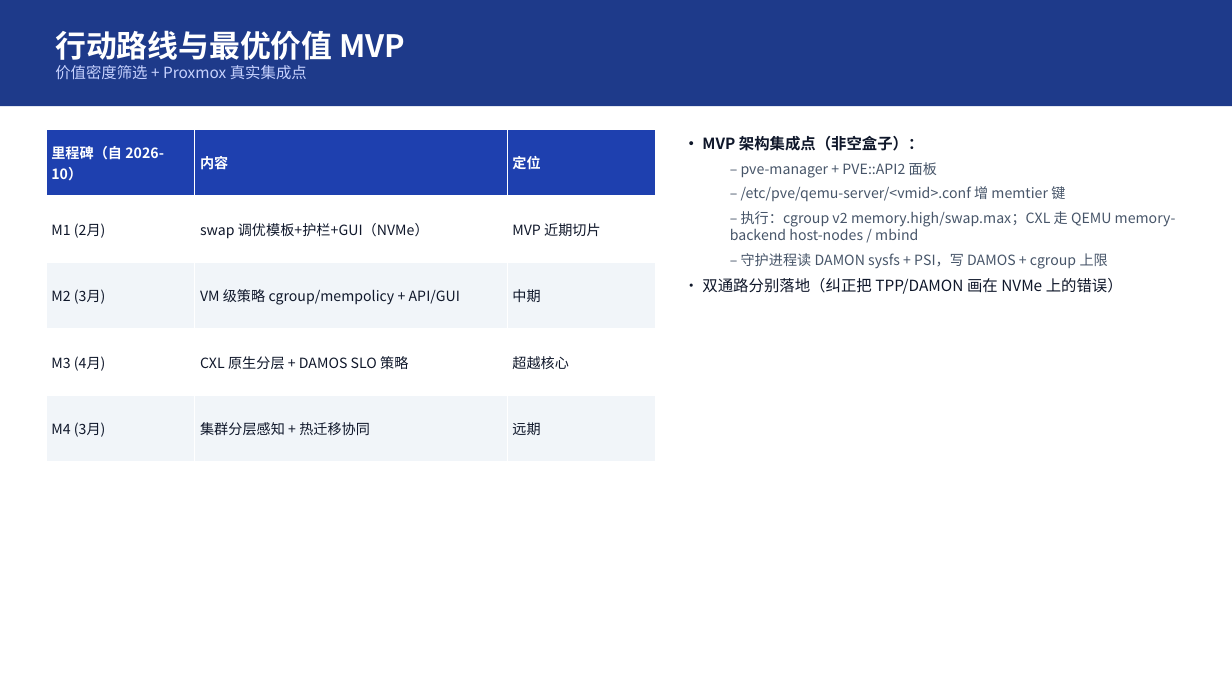
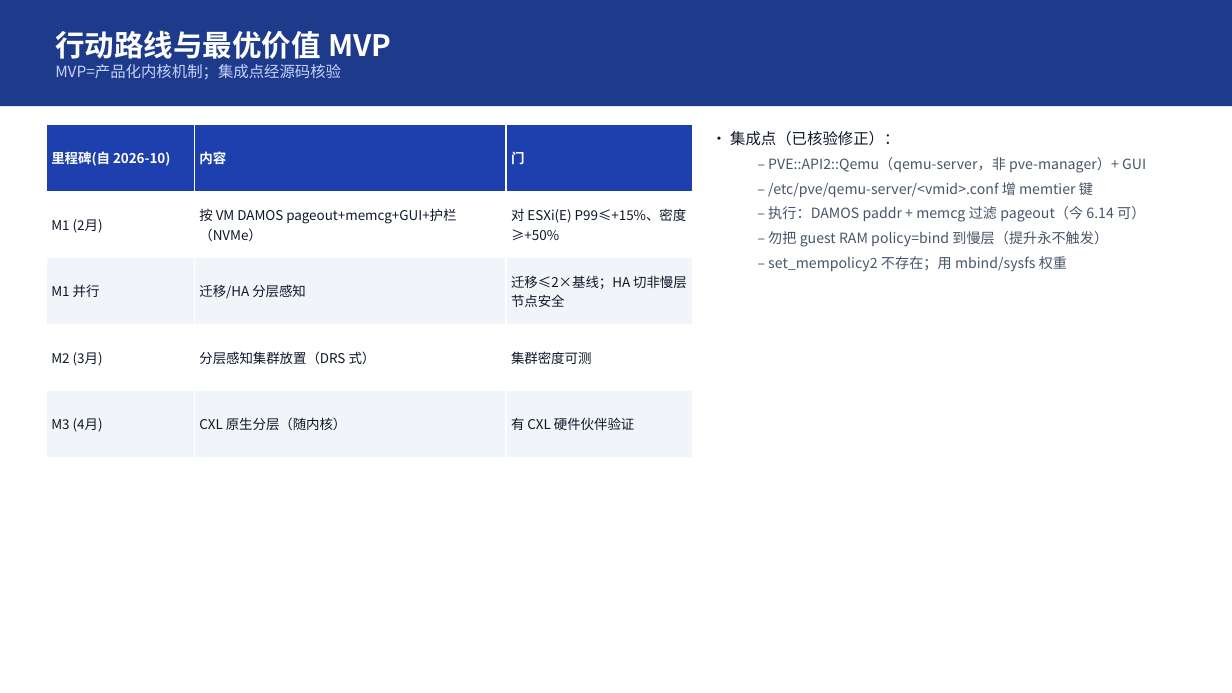
Before and after one commit to turtacn/storm, a slide deck: slide 10 of docs/harness-sop/examples/memory-tiring-p2v/mt-v1.pptx. Drawn at 1232x693 pixels with LibreOffice and Linux fonts; fonts in the diff are those of the drawing. Boxes give left, top, right and bottom in pixels: in the first picture for what was removed or moved away, otherwise in the second. Text is boxed around its words. In the diff, an @@ line names an element or a change of style, - is before the commit and + after.

```diff
--- a/docs/harness-sop/examples/memory-tiring-p2v/mt-v1.pptx
+++ b/docs/harness-sop/examples/memory-tiring-p2v/mt-v1.pptx
@@ text at box(55, 31, 391, 59): size 24 to 23 pt in "行动路线与最优价值 MVP" @@
@@ text at box(55, 64, 341, 80): text changed @@
-价值密度筛选 + Proxmox 真实集成点
+MVP=产品化内核机制；集成点经源码核验
@@ table at box(46, 125, 692, 457) @@
-row 1, column 1: 里程碑（自 2026-10）
+row 1, column 1: 里程碑(自 2026-10)
-row 1, column 3: 定位
+row 1, column 3: 门
-row 2, column 2: swap 调优模板+护栏+GUI（NVMe）
+row 2, column 2: 按 VM DAMOS pageout+memcg+GUI+护栏（NVMe）
-row 2, column 3: MVP 近期切片
+row 2, column 3: 对 ESXi(E) P99≤+15%、密度≥+50%
-row 3: M2 (3月) | VM 级策略 cgroup/mempolicy + API/GUI | 中期
+row 3: M1 并行 | 迁移/HA 分层感知 | 迁移≤2×基线；HA 切非慢层节点安全
-row 4: M3 (4月) | CXL 原生分层 + DAMOS SLO 策略 | 超越核心
+row 4: M2 (3月) | 分层感知集群放置（DRS 式） | 集群密度可测
-row 5: M4 (3月) | 集群分层感知 + 热迁移协同 | 远期
+row 5: M3 (4月) | CXL 原生分层（随内核） | 有 CXL 硬件伙伴验证
@@ size 11 to 10.5 pt in "内容", "M1 (2月)" @@
@@ table: place and size @@
-table at box(46, 129, 656, 462)
+table at box(46, 125, 692, 457)
@@ text "• 集成点（已核验修正）：": place and size @@
-text "• 集成点（已核验修正）：" at box(702, 136, 1176, 294)
+text "• 集成点（已核验修正）：" at box(730, 131, 1146, 272)
@@ text at box(730, 131, 1146, 173): text changed @@
-• MVP 架构集成点（非空盒子）：
-  – pve-manager + PVE::API2 面板
+• 集成点（已核验修正）：
+  – PVE::API2::Qemu（qemu-server，非 pve-manager）+ GUI
@@ text at box(768, 206, 1145, 272): text changed @@
-  – 执行：cgroup v2 memory.high/swap.max；CXL 走 QEMU memory-backend host-nodes / mbind
-  – 守护进程读 DAMON sysfs + PSI，写 DAMOS + cgroup 上限
-• 双通路分别落地（纠正把 TPP/DAMON 画在 NVMe 上的错误）
+  – 执行：DAMOS paddr + memcg 过滤 pageout（今 6.14 可）
+  – 勿把 guest RAM policy=bind 到慢层（提升永不触发）
+  – set_mempolicy2 不存在；用 mbind/sysfs 权重
```
Also in this commit, not shown: 15 other slides changed, 10 other files.
